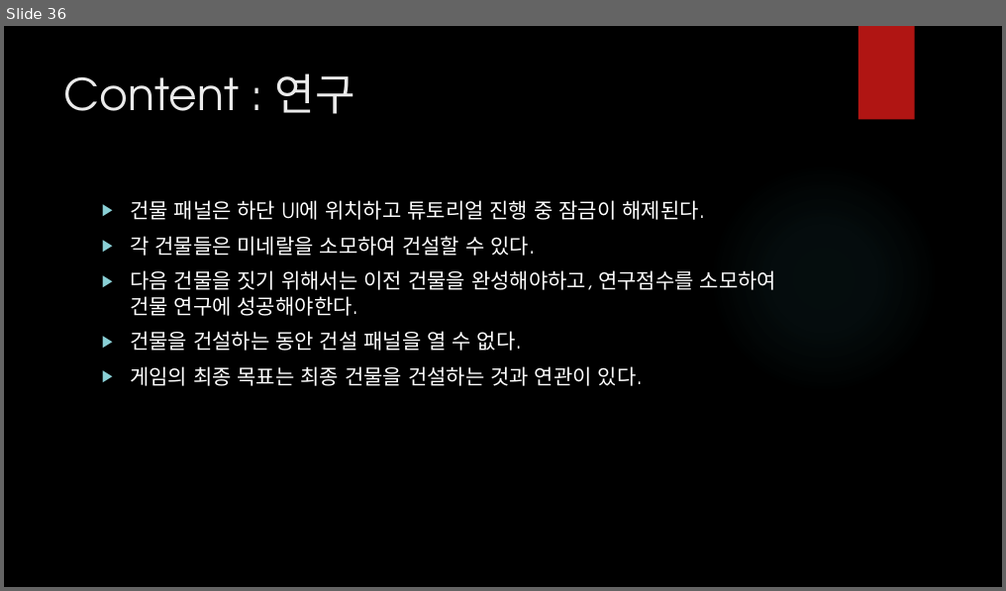
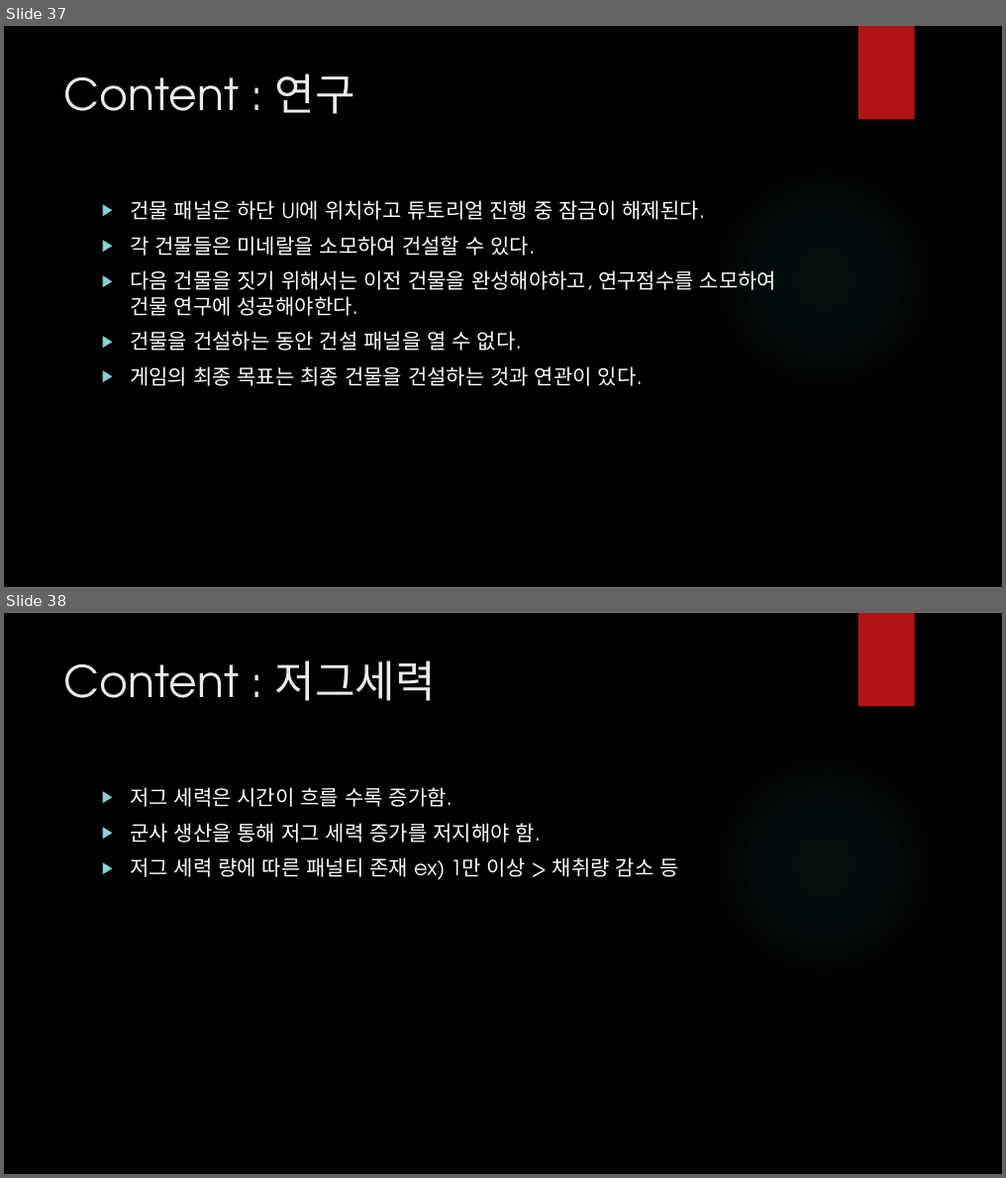
Before and after one commit to SungMinseok/IdleTerran1, a slide deck: SCV 24 기획안.pptx. Shown one above the other, each under a label of ours: slide 36 before the commit, slides 37 and 38 after it. The pictures are 1006x591 and 1006x1178 pixels, drawn with LibreOffice and Linux fonts; fonts in the diff are those of the drawing; background and template pictures are left out. Boxes give left, top, right and bottom in pixels: in the first picture for what was removed or moved away, otherwise in the second. Text is boxed around its words. In the diff, an @@ line names an element or a change of style, - is before the commit and + after.

```diff
--- a/SCV 24 기획안.pptx
+++ b/SCV 24 기획안.pptx
@@ slide 38 added at (4,613,1002,1174), background picture (left out); not listed: 2 template elements that a slide beside it also shows @@
@@ title added at (64,661,436,701), 42 pt, text #EBEBEB @@
+Content : 저그세력
@@ text added at (130,787,678,880), 20 pt, text #FFFFFF @@
+▶ 저그 세력은 시간이 흐를 수록 증가함.
+▶ 군사 생산을 통해 저그 세력 증가를 저지해야 함.
+▶ 저그 세력 량에 따른 패널티 존재 ex) 1만 이상 > 채취량 감소 등
@@ what was slide 36 is now slide 37 @@
```
Also in this commit, not shown: 2 other slides added, 19 other files.
